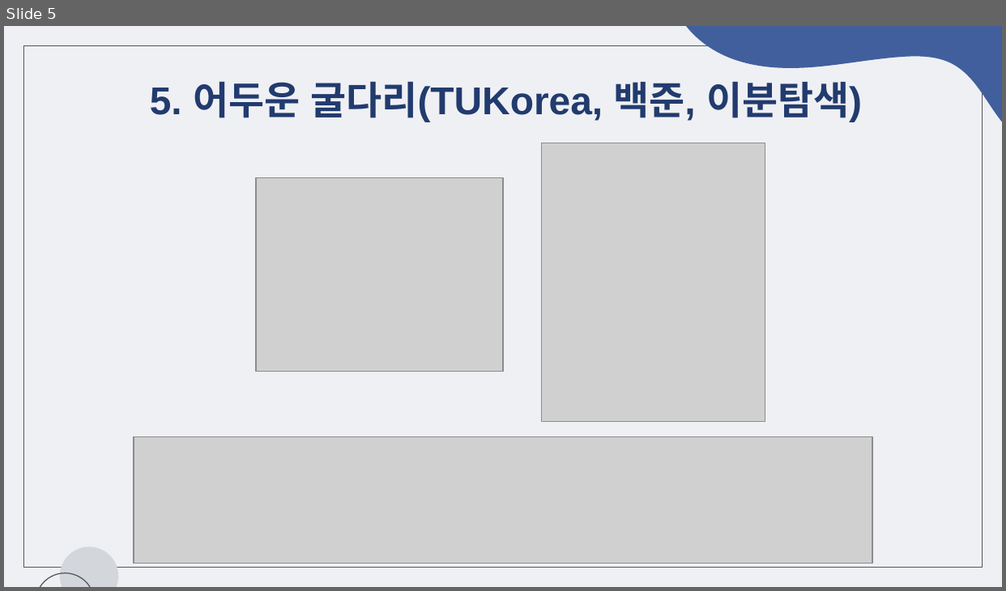
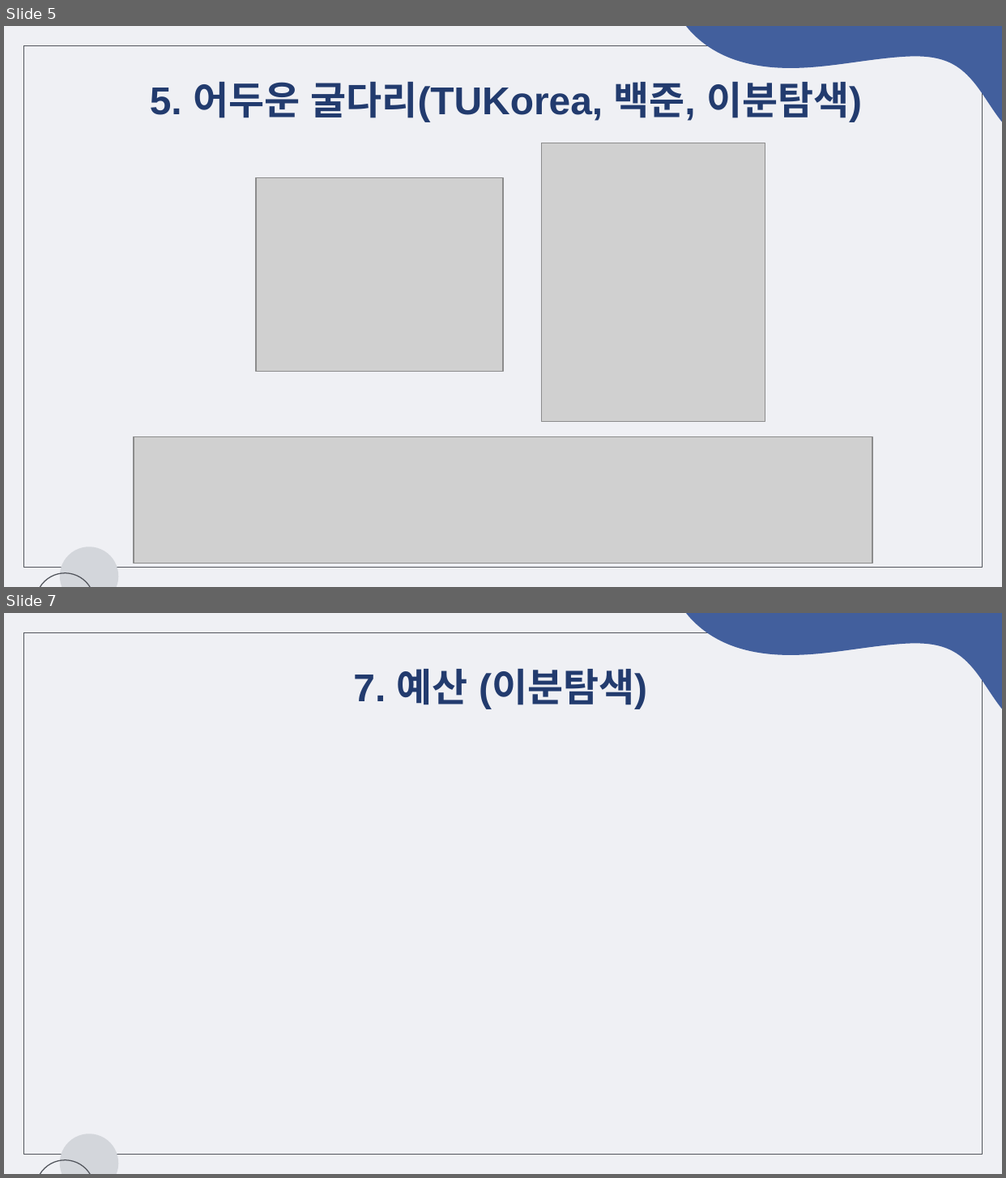
Before and after one commit to chaeeun-dev/CodingTest, a slide deck: 문제해결프로그래밍_숙제/제출용/숙제5_2022182035.pptx. Shown one above the other, each under a label of ours: slide 5 before the commit, slides 5 and 7 after it; the slides between them are not shown. The pictures are 1006x591 and 1006x1178 pixels, drawn with LibreOffice and Linux fonts; fonts in the diff are those of the drawing; grey boxes stand for pictures. Boxes give left, top, right and bottom in pixels: in the first picture for what was removed or moved away, otherwise in the second. Text is boxed around its words. In the diff, an @@ line names an element or a change of style, - is before the commit and + after.

```diff
--- a/문제해결프로그래밍_숙제/제출용/숙제5_2022182035.pptx
+++ b/문제해결프로그래밍_숙제/제출용/숙제5_2022182035.pptx
@@ slide 7 added at (4,613,1002,1174), background #EFF0F4; not listed: 4 template elements that a slide beside it also shows @@
@@ title added at (353,669,647,709), 28 pt, text #223B6E, bold @@
+7. 예산 (이분탐색)
```
Also in this commit, not shown: 1 other slide added, 6 other files.
